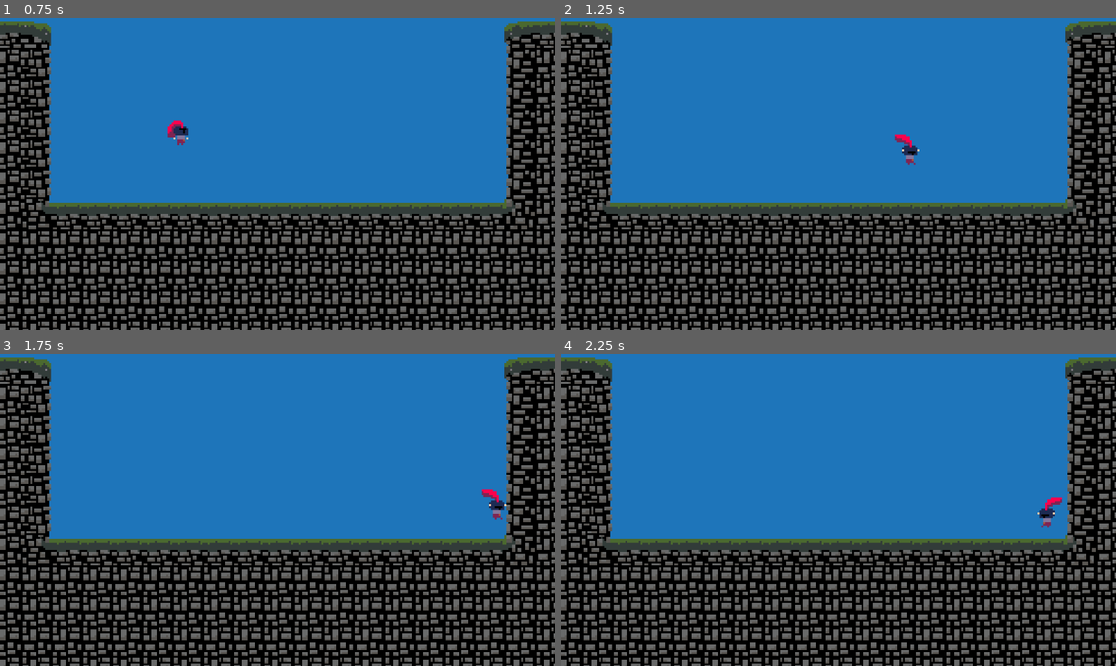
Above: before the commit, frames 1-4 (two rows, left to right).
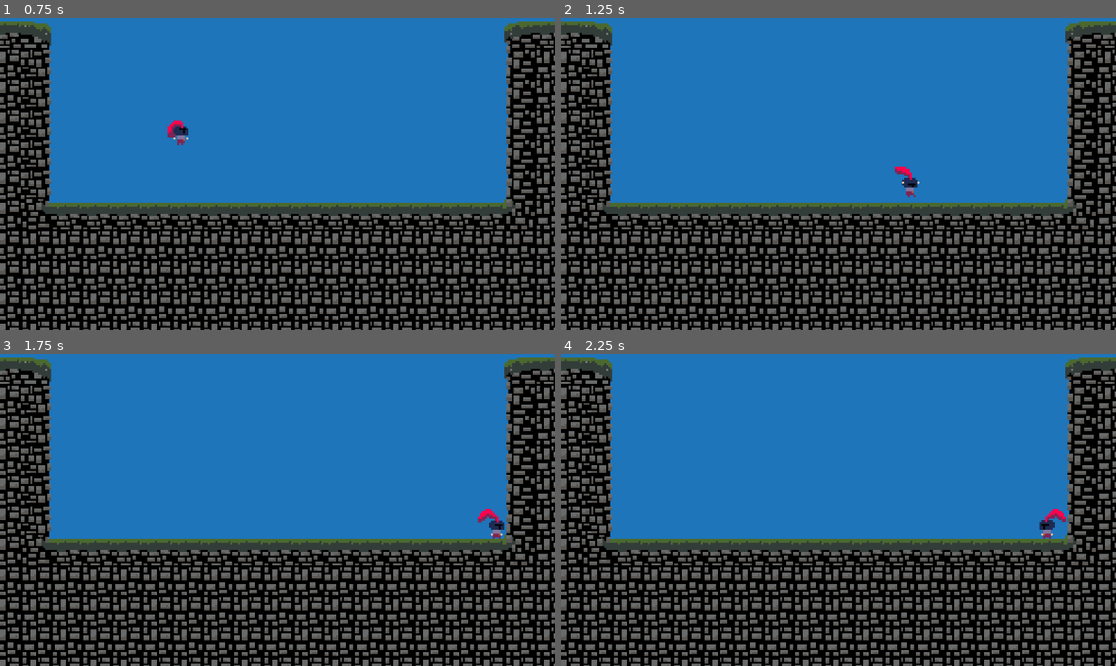
Above: after the commit, the same moments.

Repository: CBurgess97/godot-platformer
Game: Godot game, scene res://Game.tscn
Same seed, same stepped clock (60 frames per second), same inputs: the game is played once before the commit and once after it. This scene is started directly instead of the project's main scene.
Inputs:
- Up to frame 1 (0.75 s): tap Enter at 0.5 s; hold Right (ui_right) from 0.53 s (still down); hold Up (ui_up) from 0.53 s (still down)
- Up to frame 2 (1.25 s): keep holding Right (ui_right); keep holding Up (ui_up)
- Up to frame 3 (1.75 s): keep holding Right (ui_right); release Up (ui_up) at 1.28 s; tap Up (ui_up) at 1.35, 1.52 s
- Up to frame 4 (2.25 s): tap Up (ui_up) at 1.82 s; release Right (ui_right) at 2.03 s; hold Left (ui_left) from 2.03 s (still down); hold Up (ui_up) from 2.03 s (still down)

Frame 1 is identical in both runs. In frame 2, 0.4% of the frame differs, in the area x 60-65%, y 37-58%; in frame 3, 0.4%; in frame 4, 0.4%.

Commit message:
Add Fall Gravity Multiplier

Diff:
--- a/Player/Player Components/player_movement_component.gd
+++ b/Player/Player Components/player_movement_component.gd
@@ -4,6 +4,7 @@
 @export var speed: float = 20.0
 @export var jump_velocity: float = -100.0
 @export var gravity: float = 50.0
+@export var fall_gravity_multiplier: float = 1.1
 @export var acceleration: float = 10.0
 @export var deceleration: float = 10.0
 @export var friction: float = 30.0
@@ -90,11 +91,13 @@
 
 	# Cut jump short if jump button is released
 	if is_jumping and not Input.is_action_pressed("ui_up"):
-		velocity.y = velocity.y * (1 - jump_cut_multiplier)
+		velocity.y = max(velocity.y * (1 - jump_cut_multiplier), velocity.y)
+
+	if is_jumping and velocity.y > 0 and character.is_on_floor():
 		is_jumping = false
 
 	if is_jumping and velocity.y > 0:
-		is_jumping = false
+		velocity.y = velocity.y * fall_gravity_multiplier
 
 
 func coyote_timeout() -> void:
